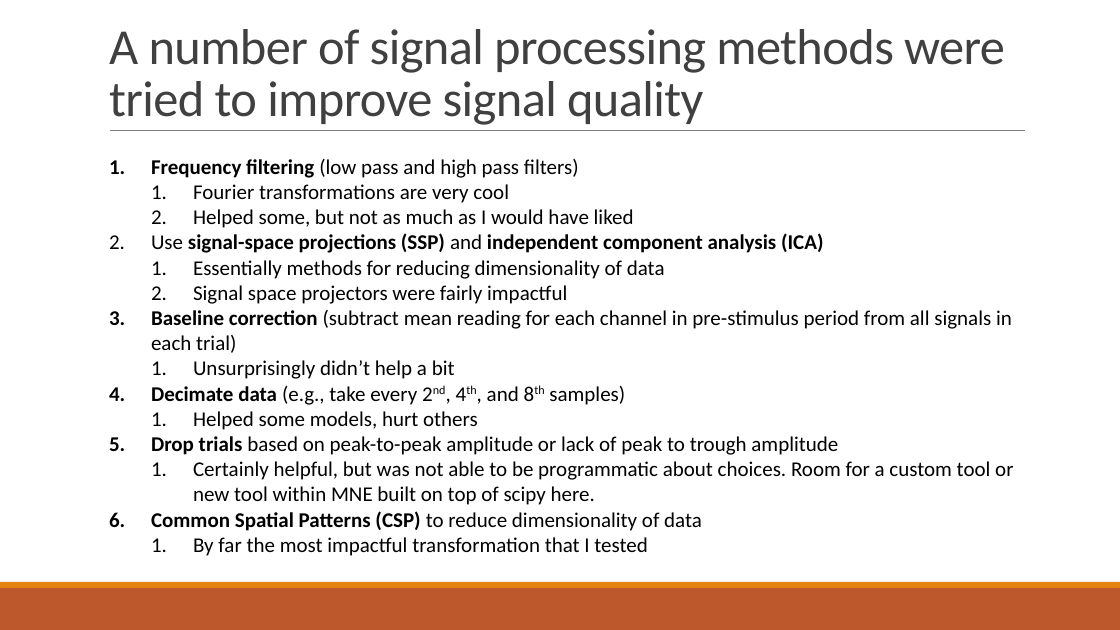
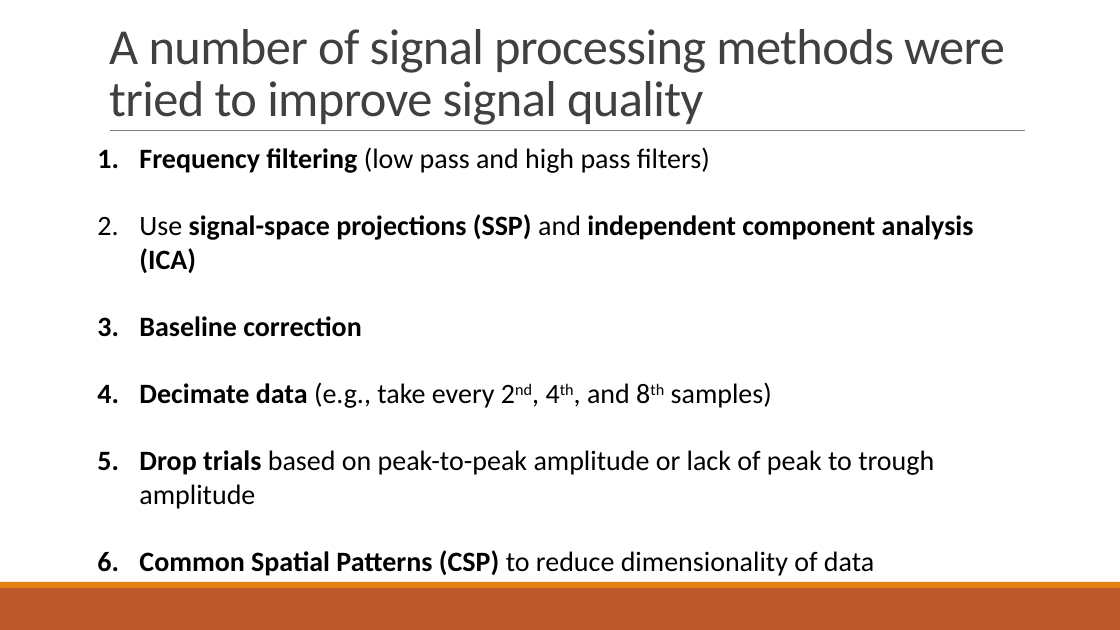
Before and after one commit to brentgaisford/BCI_for_stroke_and_paralysis_patients_classifying_eeg_signals, a slide deck: slide 6 of Using Neural Networks to Decode Brainwaves - Technical.pptx (slide 4 before the commit). Drawn at 1120x630 pixels with LibreOffice and Linux fonts; fonts in the diff are those of the drawing. Boxes give left, top, right and bottom in pixels: in the first picture for what was removed or moved away, otherwise in the second. Text is boxed around its words. In the diff, an @@ line names an element or a change of style, - is before the commit and + after.

Commit message:
pushing up v1 of the project. All code functional, but results not where I want them yet

```diff
--- a/Using Neural Networks to Decode Brainwaves - Technical.pptx
+++ b/Using Neural Networks to Decode Brainwaves - Technical.pptx
@@ text "Frequency filtering (low pass and ...": place and size @@
-text "Frequency filtering (low pass and ..." at [151,159,1013,556]
+text "Frequency filtering (low pass and ..." at [139,147,974,576]
@@ text at [139,147,974,576]: size 18 to 24 pt @@
@@ text at [193,184,634,228]: paragraphs removed @@
-  1. Fourier transformations are very cool
-  2. Helped some, but not as much as I would have liked
@@ text at [139,316,361,337]: text changed; size 18 to 24 pt; bold on @@
-  1. Essentially methods for reducing dimensionality of data
-  2. Signal space projectors were fairly impactful
-3. Baseline correction (subtract mean reading for each channel in pre-stimulus period from all signals in each trial)
-  1. Unsurprisingly didn’t help a bit
+3. Baseline correction
@@ text at [193,411,478,430]: paragraph removed @@
-  1. Helped some models, hurt others
@@ text at [193,461,1013,505]: paragraph removed @@
-  1. Certainly helpful, but was not able to be programmatic about choices. Room for a custom tool or new tool within MNE built on top of scipy here.
@@ text at [193,537,647,556]: paragraph removed @@
-  1. By far the most impactful transformation that I tested
```
Also in this commit, not shown: 3 other slides changed, 2 slides added, 1 other file.
